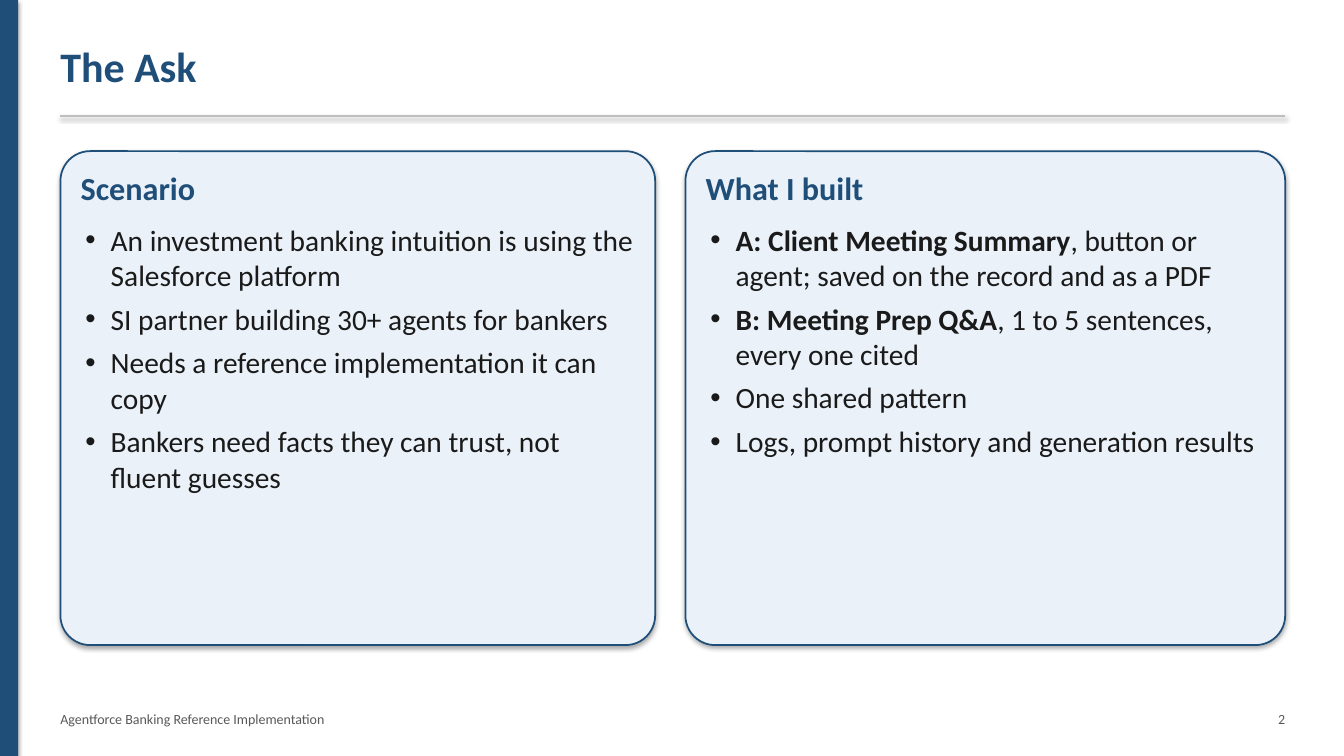
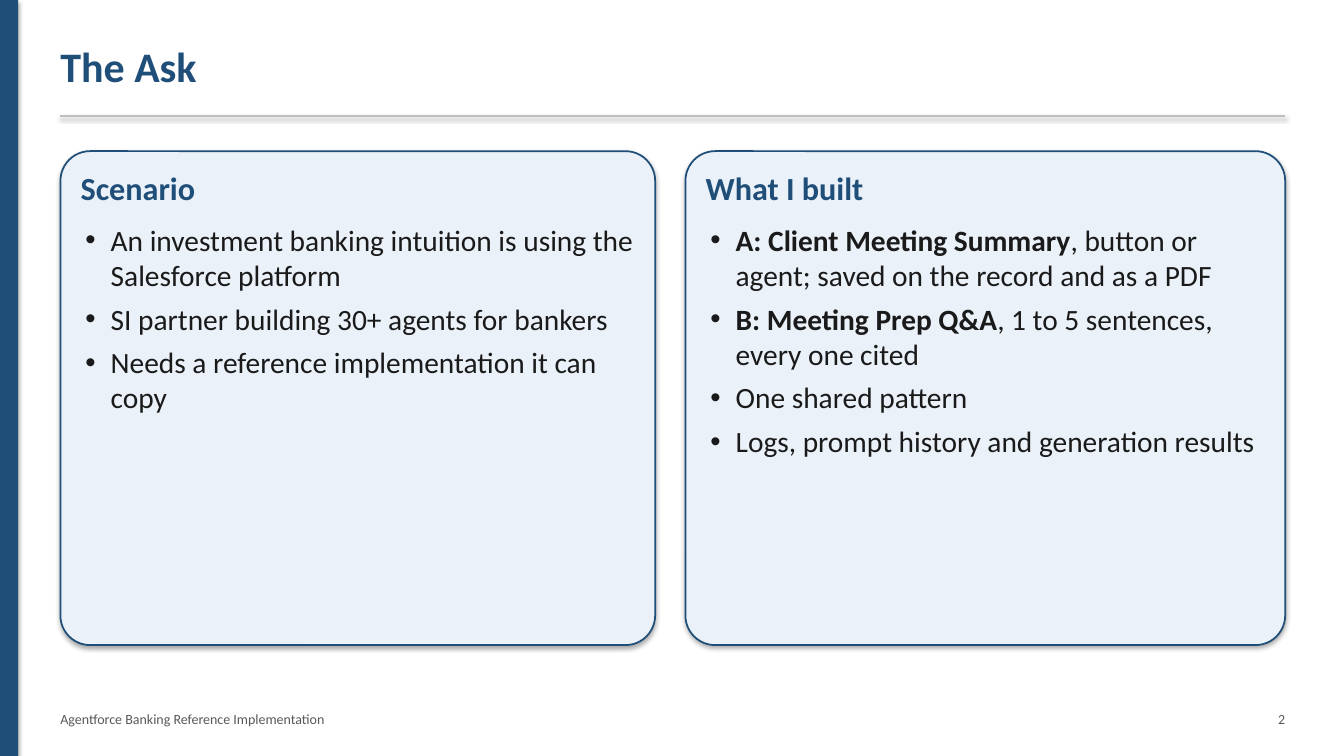
Before and after one commit to monibrahman/agentforce-banking-reference, a slide deck: slide 2 of docs/Panel_Overview.pptx. Drawn at 1344x756 pixels with LibreOffice and Linux fonts; fonts in the diff are those of the drawing. Boxes give left, top, right and bottom in pixels: in the first picture for what was removed or moved away, otherwise in the second. Text is boxed around its words. In the diff, an @@ line names an element or a change of style, - is before the commit and + after.

```diff
--- a/docs/Panel_Overview.pptx
+++ b/docs/Panel_Overview.pptx
@@ text at (111,431,560,493): paragraph removed @@
-• Bankers need facts they can trust, not fluent guesses
```
Also in this commit, not shown: 1 other slide changed, 3 slides added, 1 slide removed.
